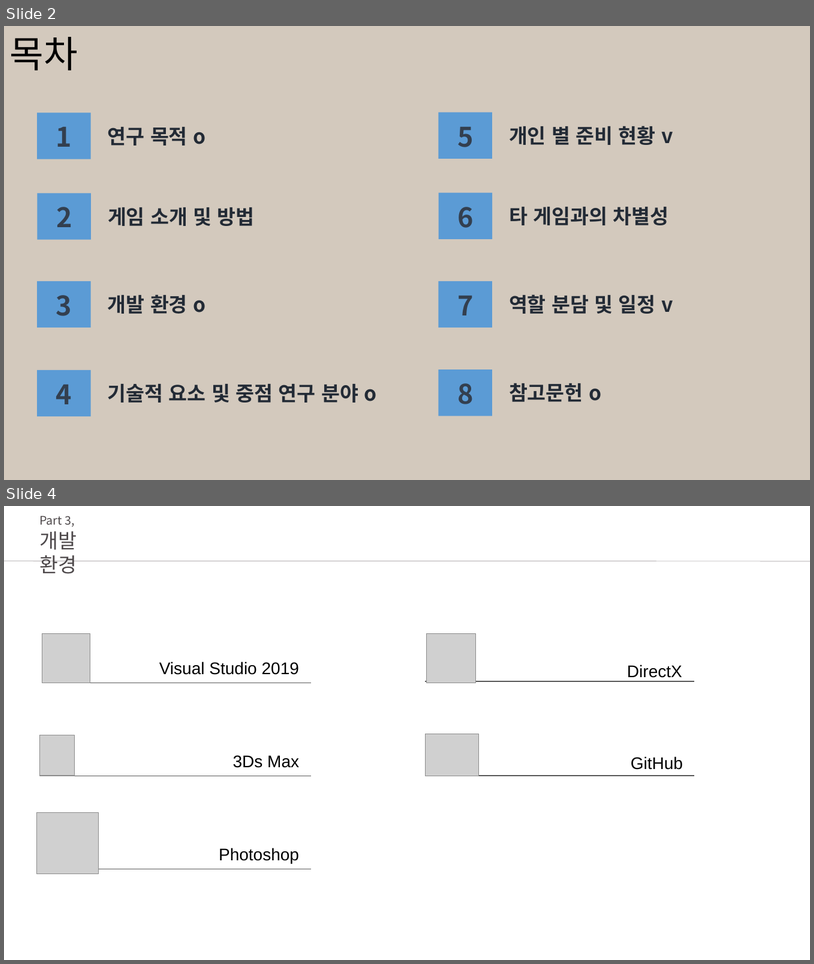
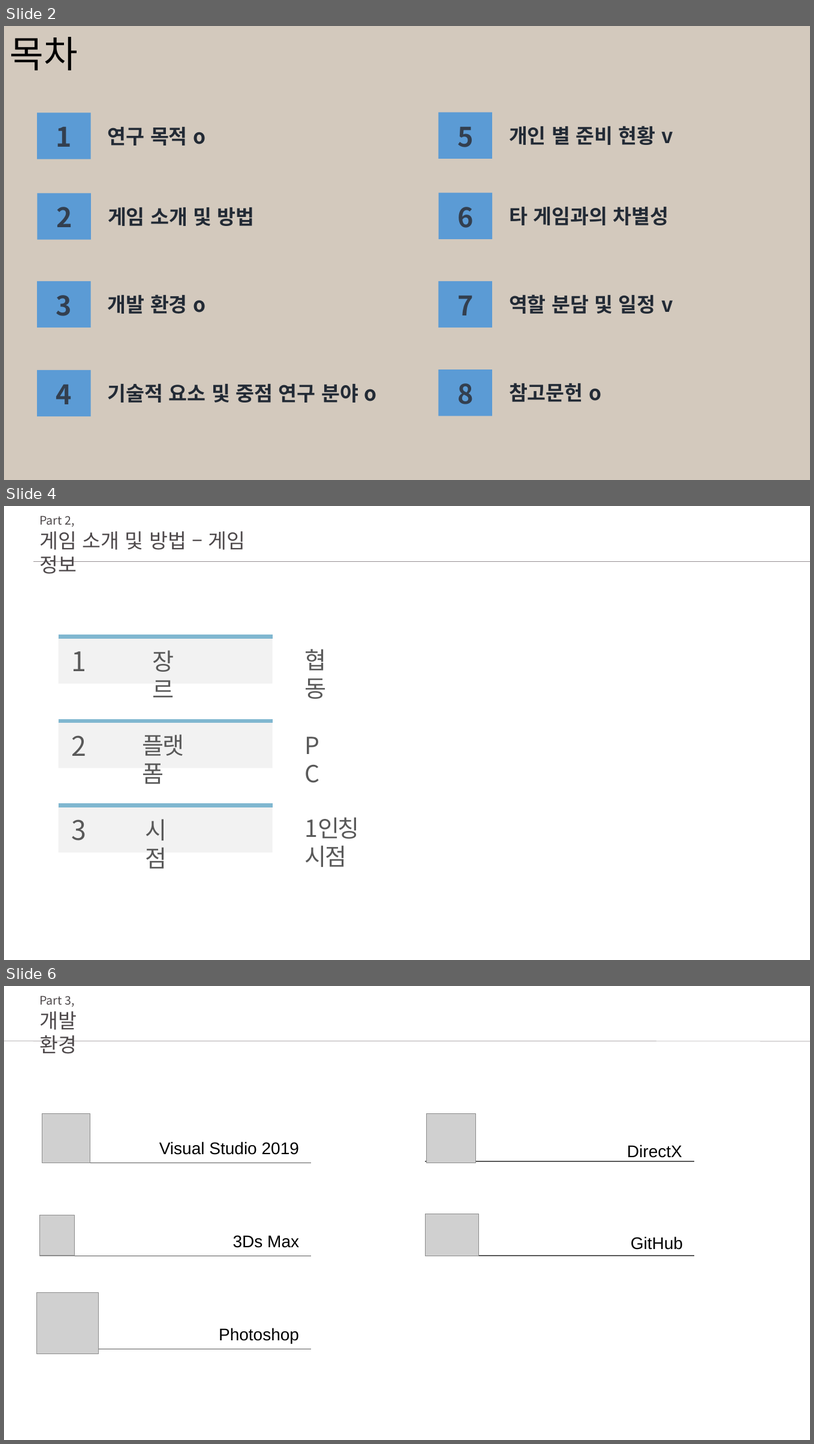
Before and after one commit to ghk01214/KPUFinalGame-deprecated-, a slide deck: docs/초안.pptx. Shown one above the other, each under a label of ours: slides 2 and 4 before the commit, slides 2, 4 and 6 after it; the slides between them are not shown. The pictures are 814x964 and 814x1444 pixels, drawn with LibreOffice and Linux fonts; fonts in the diff are those of the drawing; grey boxes stand for pictures. Boxes give left, top, right and bottom in pixels: in the first picture for what was removed or moved away, otherwise in the second. Text is boxed around its words. In the diff, an @@ line names an element or a change of style, - is before the commit and + after.

```diff
--- a/docs/초안.pptx
+++ b/docs/초안.pptx
@@ slide 4 added at (4,506,810,960), background #FFFFFF @@
@@ text added at (39,516,74,527), 14 pt, text #4D484A @@
+Part 2,
@@ text added at (39,531,246,574), 24 pt, text #4D484A @@
+게임 소개 및 방법 – 게임 정보
@@ line added from (33, 561) to (810, 561), #989194 0.5 pt @@
@@ text added at (305,649,326,699), 28 pt, text #595959 @@
+협동
@@ group added at (59,636,273,697): 2 texts, 1 rectangle, 1 line @@
+1
+장르
@@ group added at (59,720,273,784): 2 texts, 1 rectangle, 1 line @@
+2
+플랫폼
@@ text added at (299,728,338,762), 28 pt, text #595959 @@
+PC
@@ group added at (59,805,273,868): 2 texts, 1 rectangle, 1 line @@
+3
+시점
@@ text added at (305,817,360,867), 28 pt, text #595959 @@
+1인칭 시점
@@ what was slide 4 is now slide 6 @@
```
Also in this commit, not shown: 2 slides changed, 1 other slide added.
